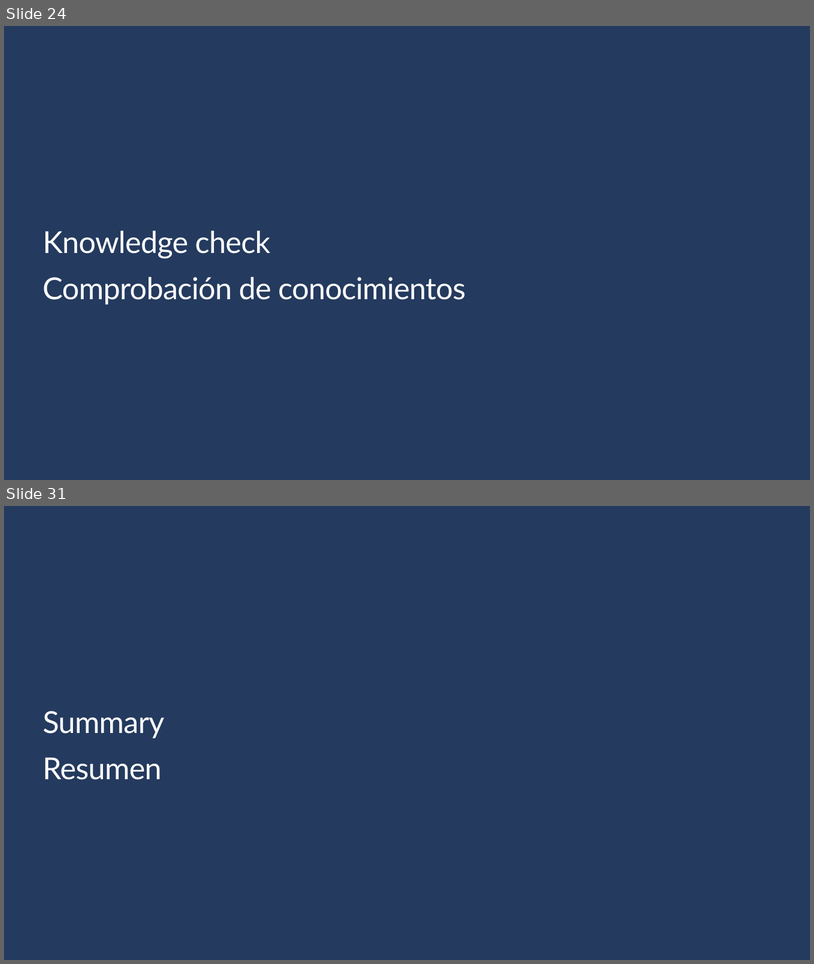
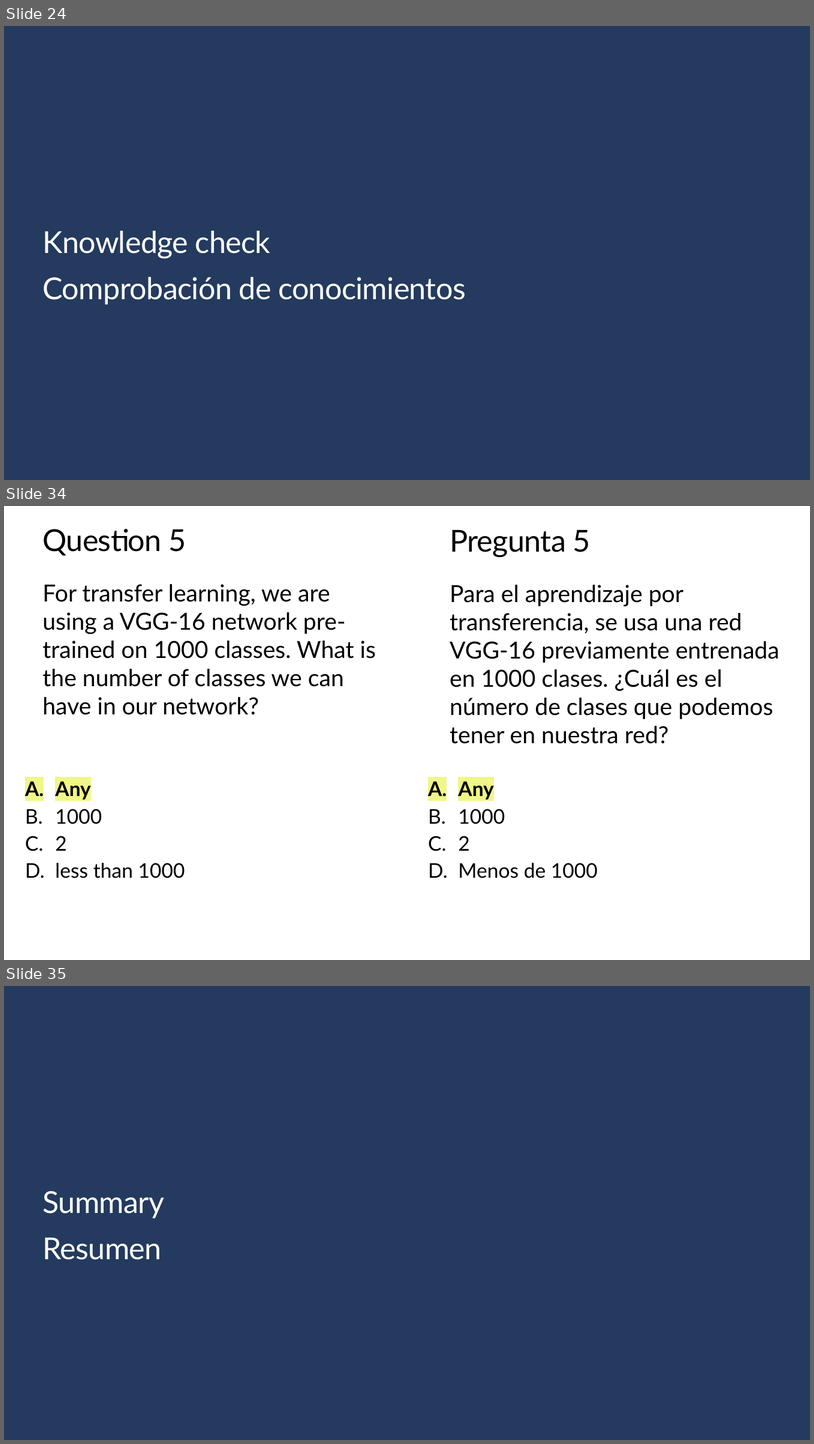
Before and after one commit to Gilberto-Guzman-Student-Ambassadors/Introduction_to_Computer_Vision_with_TensorFlow, a slide deck: presentation/slides.pptx. Shown one above the other, each under a label of ours: slides 24 and 31 before the commit, slides 24, 34 and 35 after it; the slides between them are not shown. The pictures are 814x964 and 814x1444 pixels, drawn with LibreOffice and Linux fonts; fonts in the diff are those of the drawing; background and template pictures are left out. Boxes give left, top, right and bottom in pixels: in the first picture for what was removed or moved away, otherwise in the second. Text is boxed around its words. In the diff, an @@ line names an element or a change of style, - is before the commit and + after.

```diff
--- a/presentation/slides.pptx
+++ b/presentation/slides.pptx
@@ slide 34 added at [4,506,810,960], background #FFFFFF @@
@@ title added at [42,529,186,556], 36 pt, text #000000 @@
+Question 5
@@ text added at [450,530,591,557], 36 pt, text #000000 @@
+Pregunta 5
@@ text added at [42,584,376,715], 28 pt, text #000000 @@
+For transfer learning, we are using a VGG-16 network pre-trained on 1000 classes. What is the number of classes we can have in our network?
@@ text added at [450,585,780,744], 28 pt, text #000000 @@
+Para el aprendizaje por transferencia, se usa una red VGG-16 previamente entrenada en 1000 clases. ¿Cuál es el número de clases que podemos tener en nuestra red?
@@ text added at [55,781,185,878], 24 pt, text #000000 @@
+  A. Any
+  B. 1000
+  C. 2
+  D. less than 1000
@@ text added at [458,781,598,878], 24 pt, text #000000 @@
+  A. Any
+  B. 1000
+  C. 2
+  D. Menos de 1000
@@ what was slide 31 is now slide 35 @@
```
Also in this commit, not shown: 3 slides changed, 11 other slides added, 8 slides removed, 1 other file.
